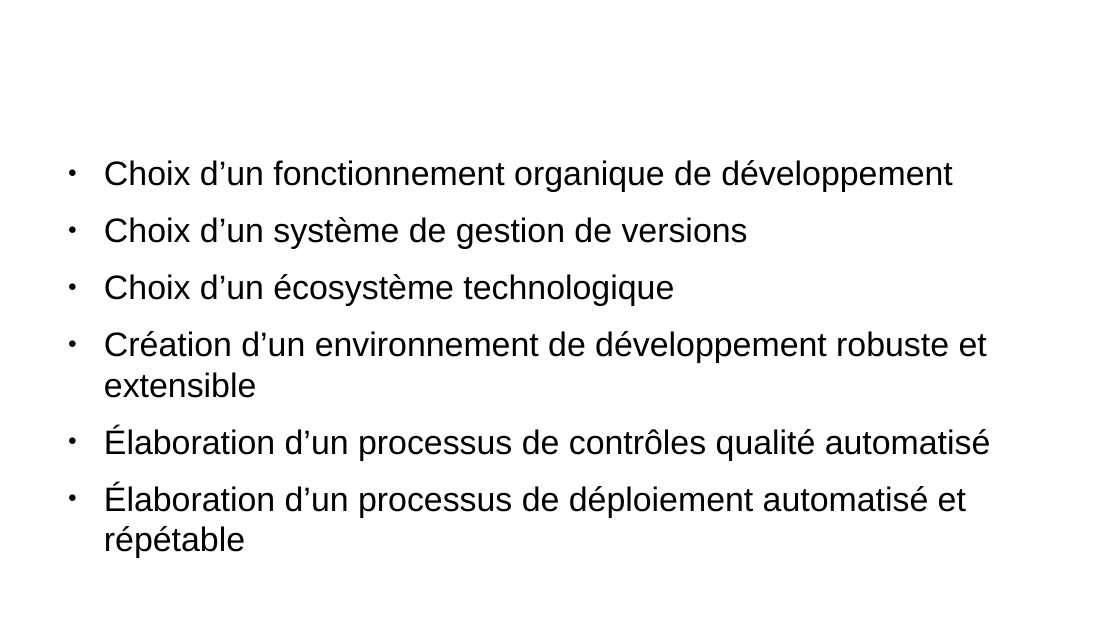
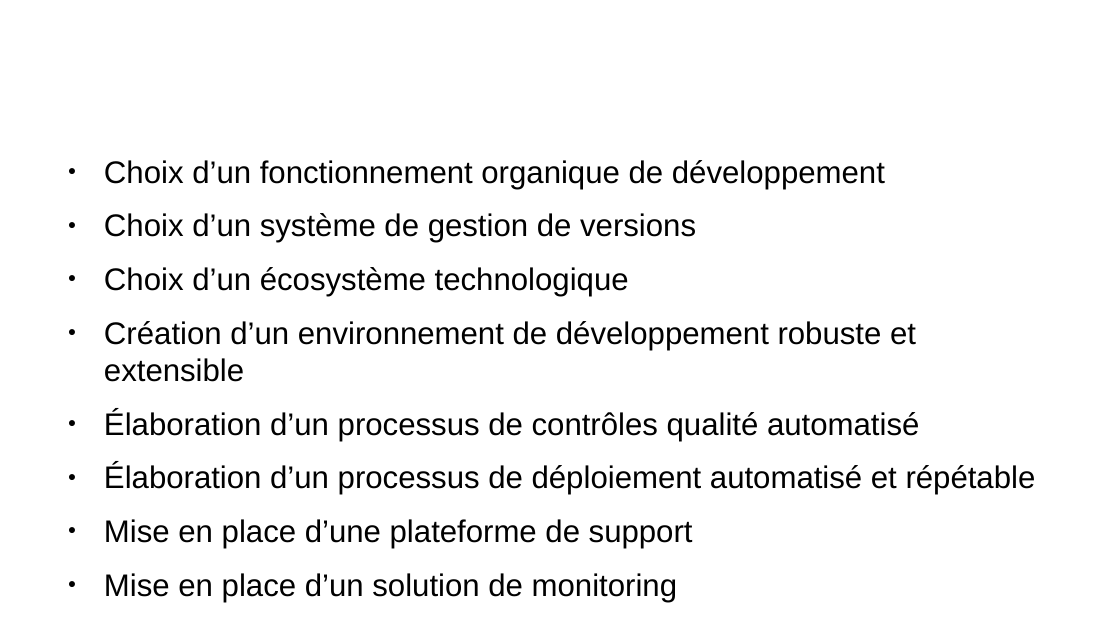
Before and after one commit to remipassmoilesel/ci-cd-plan, a slide deck: slide 5 of ci-cd-plan.odp. Drawn at 1120x630 pixels with LibreOffice and Linux fonts; fonts in the diff are those of the drawing; background and template pictures are left out. Boxes give left, top, right and bottom in pixels: in the first picture for what was removed or moved away, otherwise in the second. Text is boxed around its words. In the diff, an @@ line names an element or a change of style, - is before the commit and + after.

```diff
--- a/ci-cd-plan.odp
+++ b/ci-cd-plan.odp
@@ text at (104,160,1036,495): size 24.1 to 22.1 pt in "Choix d’un fonctionnement organique de développement", "Choix d’un système de gestion de versions", "Choix d’un écosystème technologique", "Création d’un environnement de développement robuste et ..." and 2 more places @@
@@ text at (104,519,693,602): paragraphs added @@
+● Mise en place d’une plateforme de support
+● Mise en place d’un solution de monitoring
```
Also in this commit, not shown: 4 other slides changed, 2 slides added, 2 other files.
